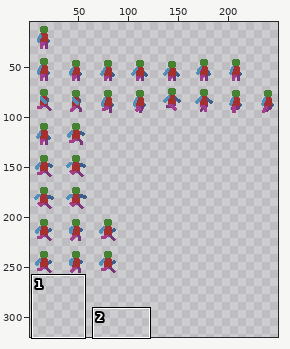
Two versions of one sprite sheet, 05 - Wall Grab and Climb/Resources/Character base.png. The picture above shows the old version from afar; the outline marks the close-up.
Close-up. Earlier state:
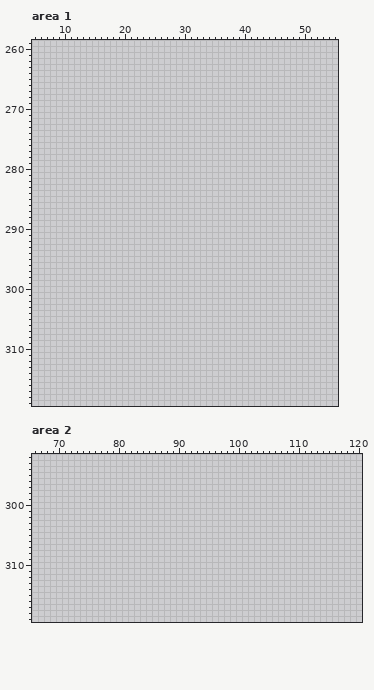
The file is 256x320 pixels. Shown: area 1: x 5..55, y 259..319; area 2: x 66..120, y 292..319. The wide view leaves out empty margins.
Palette (. is transparent): 
Pixels before, area 1 (only the part around the change), first column x 5:
261 ...................................................
262 ...................................................
263 ...................................................
264 ...................................................
265 ...................................................
266 ...................................................
267 ...................................................
268 ...................................................
269 ...................................................
270 ...................................................
271 ...................................................
272 ...................................................
273 ...................................................
274 ...................................................
275 ...................................................
276 ...................................................
277 ...................................................
278 ...................................................
279 ...................................................
280 ...................................................
281 ...................................................
282 ...................................................
283 ...................................................
284 ...................................................
285 ...................................................
286 ...................................................
287 ...................................................
288 ...................................................
289 ...................................................
290 ...................................................
291 ...................................................
292 ...................................................
293 ...................................................
294 ...................................................
295 ...................................................
296 ...................................................
297 ...................................................
298 ...................................................
299 ...................................................
300 ...................................................
301 ...................................................
302 ...................................................
303 ...................................................
304 ...................................................
305 ...................................................
306 ...................................................
307 ...................................................
308 ...................................................
309 ...................................................
310 ...................................................
311 ...................................................
312 ...................................................
313 ...................................................
314 ...................................................
315 ...................................................
316 ...................................................
317 ...................................................
318 ...................................................
319 ...................................................
After the commit:
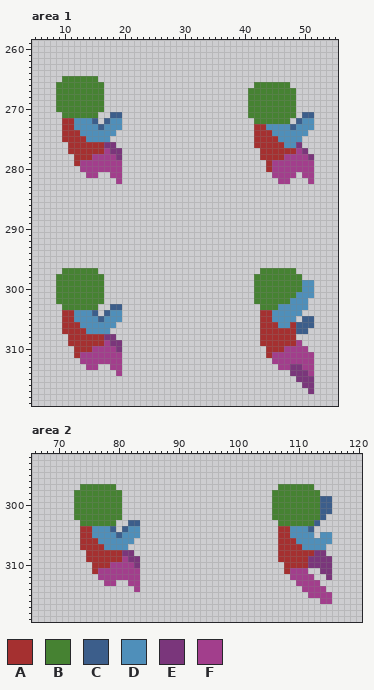
Colours new in this view: A #a53030  B #468232  C #3c5e8b  D #4f8fba  E #7a367b  F #a23e8c
The edit:
Area 1:
y 265: x 10..15 ...... -> BBBBBB
y 266: x 9..16 ........ -> BBBBBBBB; x 42..47 ...... -> BBBBBB
y 267..270: x 9..16 ........ -> BBBBBBBB; x 41..48 ........ -> BBBBBBBB
y 271: x 10..15 ...... -> BBBBBB; x 18..19 .. -> CC; x 41..48 ........ -> BBBBBBBB; x 50..51 .. -> CC
y 272: x 10..15 ...... -> AADDDC; x 17..19 ... -> CDD; x 42..47 ...... -> BBBBBB; x 49..51 ... -> CDD
y 273: x 10..19 .......... -> AADDDDCDDD; x 42..51 .......... -> AADDDDCDDD
y 274: x 10..18 ......... -> AAADDDDDD; x 42..50 ......... -> AAADDDDDD
y 275: x 10..17 ........ -> AAAADDDD; x 42..49 ........ -> AAAADDDD
y 276: x 11..18 ........ -> AAAAAAEE; x 42..49 ........ -> AAAAADDE
y 277: x 11..19 ......... -> AAAAAAFEE; x 43..50 ........ -> AAAAAAFE
y 278: x 12..19 ........ -> AAAFFFFE; x 43..51 ......... -> AAAAFFFFE
y 279: x 12..19 ........ -> AFFFFFFF; x 44..51 ........ -> AFFFFFFF
y 280: x 13..19 ....... -> FFFFFFF; x 44..51 ........ -> AFFFFFFF
y 281: x 14..15 .. -> FF; x 18..19 .. -> FF; x 45..48 .... -> FFFF; x 50..51 .. -> FF
y 282: x 19 . -> F; x 46..47 .. -> FF; x 51 . -> F
y 297: x 10..15 ...... -> BBBBBB; x 43..48 ...... -> BBBBBB
y 298: x 9..16 ........ -> BBBBBBBB; x 42..49 ........ -> BBBBBBBB
y 299..300: x 9..16 ........ -> BBBBBBBB; x 42..51 .......... -> BBBBBBBBDD
y 301: x 9..16 ........ -> BBBBBBBB; x 42..51 .......... -> BBBBBBBDDD
y 302: x 9..16 ........ -> BBBBBBBB; x 42..50 ......... -> BBBBBBDDD
y 303: x 10..15 ...... -> BBBBBB; x 18..19 .. -> CC; x 43..50 ........ -> BBBDDDDD
y 304: x 10..15 ...... -> AADDDC; x 17..19 ... -> CDD; x 43..49 ....... -> AADDDDD
y 305: x 10..19 .......... -> AADDDDCDDD; x 43..48 ...... -> AADDDD; x 50..51 .. -> CC
y 306: x 10..18 ......... -> AAADDDDDD; x 43..51 ......... -> AAADDACCC
y 307: x 10..17 ........ -> AAAADDDD; x 43..50 ........ -> AAAAAACC
y 308: x 11..18 ........ -> AAAAAAEE; x 43..48 ...... -> AAAAAA
y 309: x 11..19 ......... -> AAAAAAFEE; x 43..49 ....... -> AAAAAAF
y 310: x 12..19 ........ -> AAAFFFFE; x 44..50 ....... -> AAAFFFF
y 311: x 12..19 ........ -> AFFFFFFF; x 44..51 ........ -> AFFFFFFF
y 312: x 13..19 ....... -> FFFFFFF; x 45..51 ....... -> FFFFFFF
y 313: x 14..15 .. -> FF; x 18..19 .. -> FF; x 46..51 ...... -> FFEEFF
y 314: x 19 . -> F; x 48..51 .... -> EEEF
y 315: x 49..51 ... -> EEE
y 316: x 50..51 .. -> EE
y 317: x 51 . -> E
Area 2:
y 297: x 74..79 ...... -> BBBBBB; x 107..112 ...... -> BBBBBB
y 298: x 73..80 ........ -> BBBBBBBB; x 106..113 ........ -> BBBBBBBB
y 299..301: x 73..80 ........ -> BBBBBBBB; x 106..115 .......... -> BBBBBBBBCC
y 302: x 73..80 ........ -> BBBBBBBB; x 106..114 ......... -> BBBBBBBBC
y 303: x 74..79 ...... -> BBBBBB; x 82..83 .. -> CC; x 107..113 ....... -> BBBBBBC
y 304: x 74..79 ...... -> AADDDC; x 81..83 ... -> CDD; x 107..112 ...... -> AADDDC
y 305: x 74..83 .......... -> AADDDDCDDD; x 107..112 ...... -> AADDDD; x 114..115 .. -> DD
y 306: x 74..82 ......... -> AAADDDDDD; x 107..115 ......... -> AAADDDDDD
y 307: x 74..81 ........ -> AAAADDDD; x 107..114 ........ -> AAAADDDD
y 308: x 75..82 ........ -> AAAAAAEE; x 107..114 ........ -> AAAAAAEE
y 309: x 75..83 ......... -> AAAAAAFEE; x 107..115 ......... -> AAAAAEEEE
y 310: x 76..83 ........ -> AAAFFFFE; x 108..115 ........ -> AAAAEEEE
y 311: x 76..83 ........ -> AFFFFFFF; x 108..111 .... -> AFFF; x 114..115 .. -> EE
y 312: x 77..83 ....... -> FFFFFFF; x 109..112 .... -> FFFF; x 115 . -> E
y 313: x 78..79 .. -> FF; x 82..83 .. -> FF; x 110..113 .... -> FFFF
y 314: x 83 . -> F; x 111..114 .... -> FFFF
y 315: x 112..115 .... -> FFFF
y 316: x 114..115 .. -> FF
Where, in picture pixels (left, top, right, bottom), the same in both close-ups:
added: (56, 76, 122, 184)
added: (248, 82, 314, 184)
added: (56, 268, 122, 376)
added: (254, 268, 314, 394)
added: (74, 484, 140, 592)
added: (272, 484, 332, 604)
